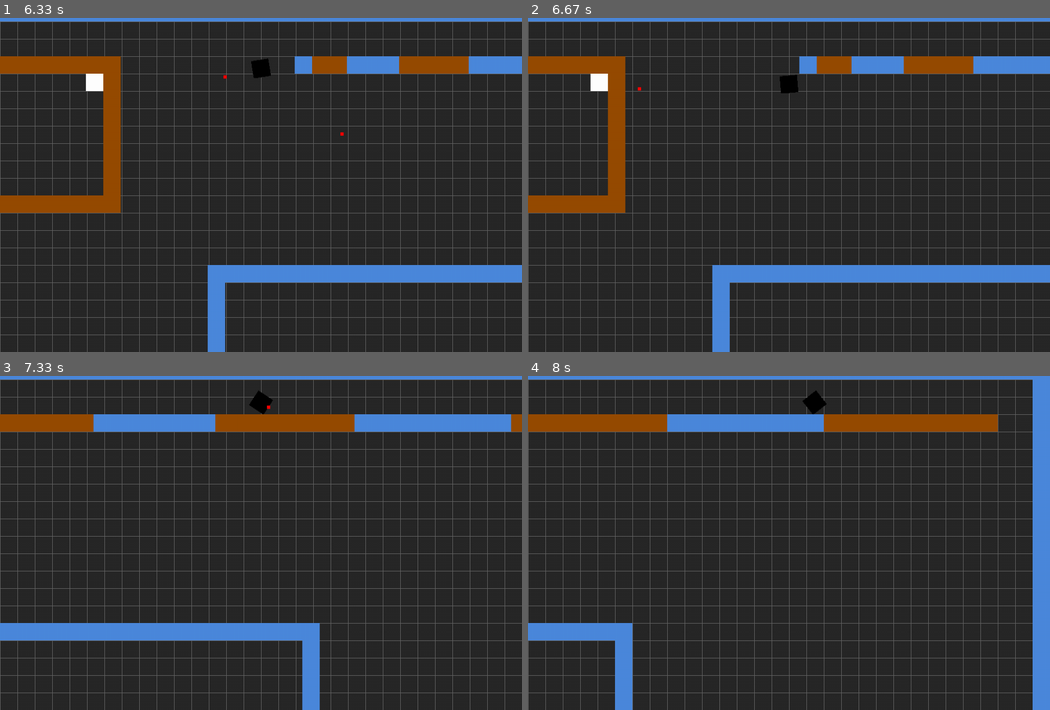
Above: before the commit, frames 1-4 (two rows, left to right).
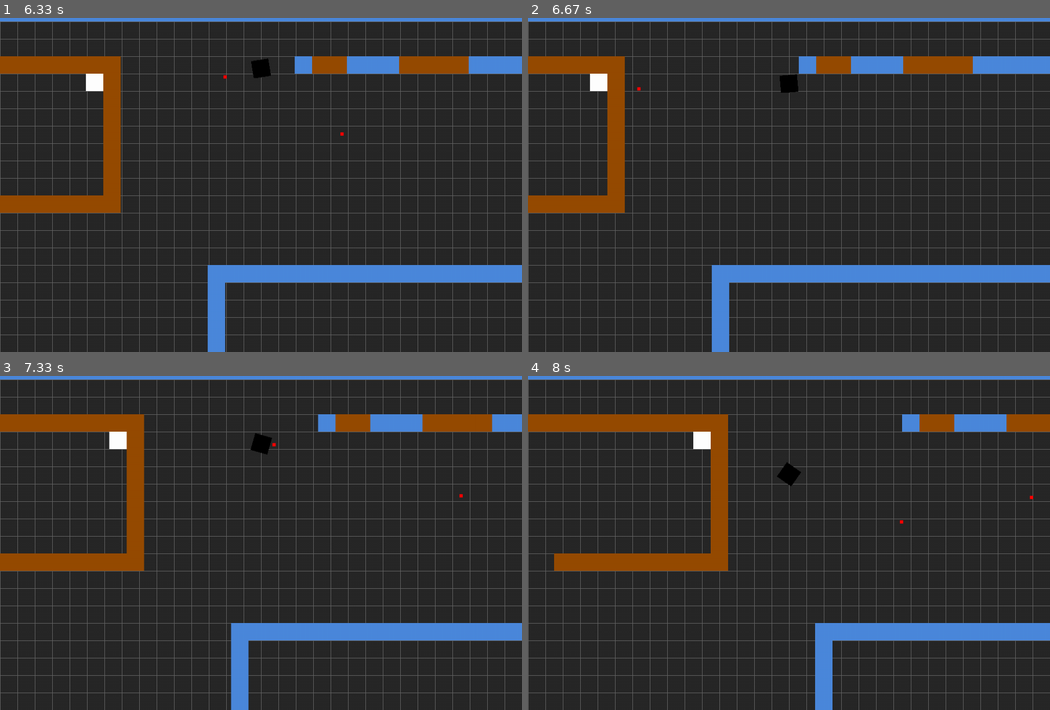
Above: after the commit, the same moments.

Repository: kangshwan/coop_pygame
Game: pygame game, started from main.py
Same seed, same stepped clock (60 frames per second), same inputs: the game is played once before the commit and once after it.
Inputs (mouse positions are in pixels of both pictures, inside the frame that each line leads up to):
- Up to frame 1 (6.33 s): click (261, 178) at 0.38 s; hold D 0.67-1.13 s; click (428, 168) at 0.75 s; hold W 1.17-1.47 s; click (135, 181) at 1.25 s; hold D 1.5-1.97 s; click (99, 124) at 1.58 s; hold A 2-2.53 s; click (339, 54) at 2.08 s; hold S 2.57-2.87 s; click (323, 208) at 2.65 s; hold A 2.9-3.3 s; click (271, 61) at 2.98 s; hold W 3.33-3.7 s; click (73, 168) at 3.42 s; hold D 3.73-4.37 s; click (266, 215) at 3.82 s; hold S 4.4-4.77 s; click (245, 118) at 4.48 s; hold A 4.8-5.27 s; click (396, 231) at 4.88 s; hold D 5.3-5.77 s; click (177, 64) at 5.38 s; hold W 5.8-6.1 s; click (396, 148) at 5.88 s; hold D from 6.13 s (still down); click (62, 101) at 6.22 s
- Up to frame 2 (6.67 s): release D at 6.6 s; hold A from 6.63 s (still down)
- Up to frame 3 (7.33 s): click (448, 509) at 6.72 s; release A at 7.17 s; hold S from 7.2 s (still down); click (370, 476) at 7.28 s
- Up to frame 4 (8 s): release S at 7.5 s; hold A 7.53-7.93 s; click (971, 603) at 7.62 s; hold W from 7.97 s (still down)

Frame 1 is identical in both runs. In frame 2, 0.2% of the frame differs, in the area x 11-86%, y 11-100%; in frame 3, 12%; in frame 4, 15%, in the area x 0-100%, y 1-100%.

Commit message:
deal with bug with the wall

Diff:
--- a/main.py
+++ b/main.py
@@ -137,7 +137,7 @@
         self.draw_grid()
         for sprite in self.all_sprites:
             self.screen.blit(sprite.image, self.camera.apply(sprite))
-
+        pg.draw.rect(self.screen, WHITE, self.player.hitbox,2)
         pg.display.update()
 
     def load_data(self):
--- a/setting.py
+++ b/setting.py
@@ -1,3 +1,4 @@
+import pygame as pg
 # this file is basic settings of game
 TITLE = "Zombie Survival"
 WIDTH = 960
@@ -24,11 +25,15 @@
 #player properties
 PLAYER_ACC = 0.45
 PLAYER_FRICTION = -0.05
+PLAYER_HIT_BOX = pg.Rect(0, 0, 35, 35)
+PLAYER_HEALTH = 100
 
 # gun properties
 BULLET_SPEED = 500
 BULLET_LIFETIME = 700
 BULLET_RATE = 300
+BULLET_DAMAGE = 5
+
 PISTOL_SPEED = 500
 PISTOL_LIFETIME = 700
 PISTOL_RATE = 250
--- a/sprites.py
+++ b/sprites.py
@@ -3,6 +3,7 @@
 import pygame as pg
 import random
 from setting import *
+from tilemap import *
 from time import sleep
 import math
 
@@ -24,6 +25,8 @@
         #self.image = self.standing_frames[0]
         self.orig_image = self.image
         self.rect = self.image.get_rect()
+        self.hitbox = PLAYER_HIT_BOX
+        self.hitbox.center = self.rect.center
         self.pos = vec(x*32, y*32)
         self.vel = vec(0,0)
         self.acc = vec(0,0)
@@ -112,15 +115,16 @@
             self.vel *= self.max_speed/math.sqrt(self.vel.x**2+self.vel.y**2)
             # simple vector calculate / 간단한 벡터계산을 이용하였음. 현재속력이 3보다 클경우 3으로 고정하기위한 수식.
         self.pos += self.vel
-        self.rect.centerx = self.pos.x
+        self.hitbox.centerx = self.pos.x
         self.collide_with_walls('x')
-        self.rect.centery = self.pos.y
+        self.hitbox.centery = self.pos.y
         self.collide_with_walls('y')
-        self.rect.centerx = self.pos.x
+        self.hitbox.centerx = self.pos.x
         self.collide_with_enemy('x')
-        self.rect.centery = self.pos.y
+        self.hitbox.centery = self.pos.y
         self.collide_with_enemy('y')
         self.collide_with_feed()
+        self.rect.center = self.hitbox.center
 
         if self.now - self.last_speed > SPEEDUP_RATE:
             self.max_speed = 3
@@ -129,29 +133,29 @@
         if dir == 'x':
             # see collide with x axis
             # x 방향으로 충돌 확인
-            hits = pg.sprite.spritecollide(self, self.game.walls, False)
+            hits = pg.sprite.spritecollide(self, self.game.walls, False, collide_hit_rect)
             if hits:
                 if self.vel.x > 0:
-                    self.pos.x = hits[0].rect.left - self.rect.width/2
+                    self.pos.x = hits[0].rect.left - self.hitbox.width/2
                     # x 방향 속도가 양수일 경우 -> 오른쪽으로 진행하고있음 따라서 position을 다시 세팅해줌
                 if self.vel.x < 0:
-                    self.pos.x = hits[0].rect.right + self.rect.width/2
+                    self.pos.x = hits[0].rect.right + self.hitbox.width/2
                     # x 방향 속도가 음수일 경우 -> 왼쪽으로 진행하고있음 따라서 position을 다시 세팅해줌
                 self.vel.x = 0
                 # 부딫혔으니 x방향 속도를 0으로 해줌.
-                self.rect.centerx = self.pos.x
+                self.hitbox.centerx = self.pos.x
         if dir == 'y':
-            hits = pg.sprite.spritecollide(self, self.game.walls, False)
+            hits = pg.sprite.spritecollide(self, self.game.walls, False,collide_hit_rect)
             if hits:
                 if self.vel.y > 0:
-                    self.pos.y = hits[0].rect.top - self.rect.height/2
+                    self.pos.y = hits[0].rect.top - self.hitbox.height/2
                     # y 방향 속도가 양수일 경우 -> 아래으로 진행하고있음 따라서 position을 다시 세팅해줌
                 if self.vel.y < 0:
-                    self.pos.y = hits[0].rect.bottom + self.rect.height/2
+                    self.pos.y = hits[0].rect.bottom + self.hitbox.height/2
                     # y 방향 속도가 양수일 경우 -> 위쪽으로 진행하고있음 따라서 position을 다시 세팅해줌
                 self.vel.y = 0
                 # 부딫혔으니 y방향 속도를 0으로 해줌
-                self.rect.centery = self.pos.y
+                self.hitbox.centery = self.pos.y
 
     #위와 동일할것으로 예상
     def collide_with_enemy(self,dir):
@@ -259,9 +263,6 @@
         # 추후 random을 통해 바꿔야함.
         self.item_no = 1
 
-
-
-
 class Wall(pg.sprite.Sprite):
     def __init__(self, game, x, y, color):
         self.groups = game.all_sprites, game.walls
--- a/tilemap.py
+++ b/tilemap.py
@@ -1,5 +1,8 @@
 import pygame as pg
 from setting import *
+
+def collide_hit_rect(first, second):
+    return first.hitbox.colliderect(second.rect)
 class Map:
     def __init__(self, filename):
         self.data = []
